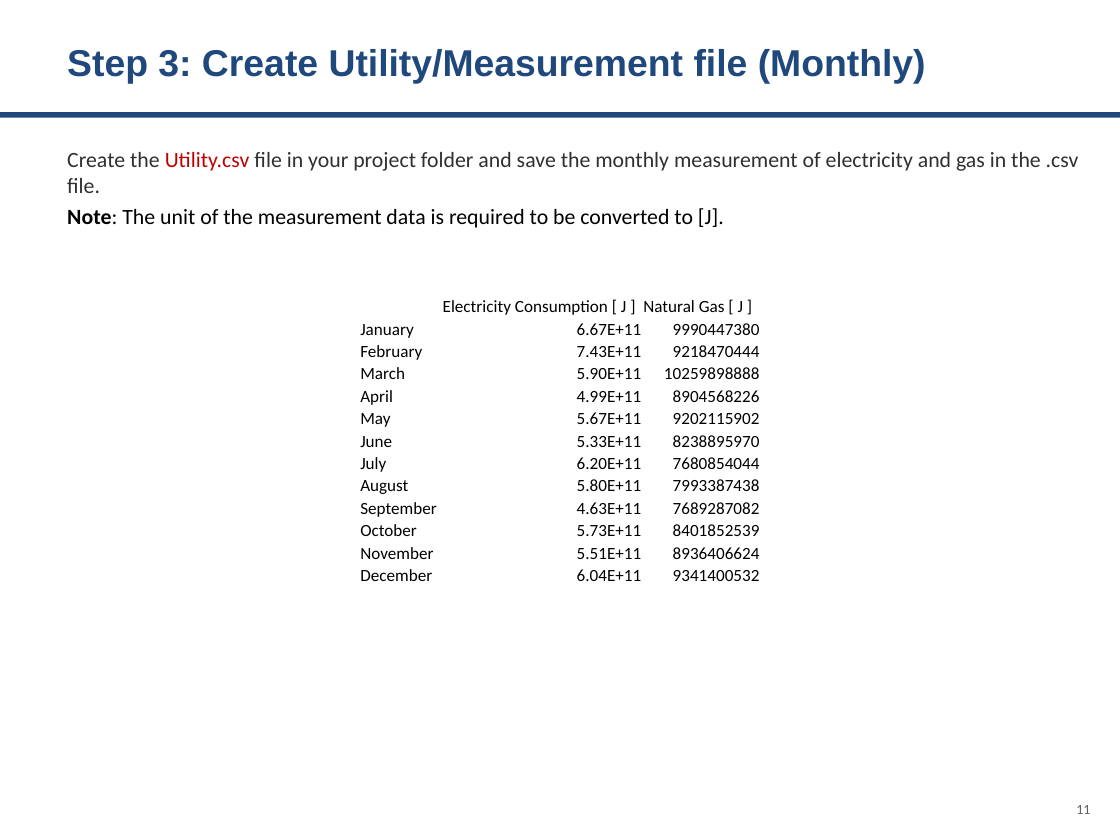
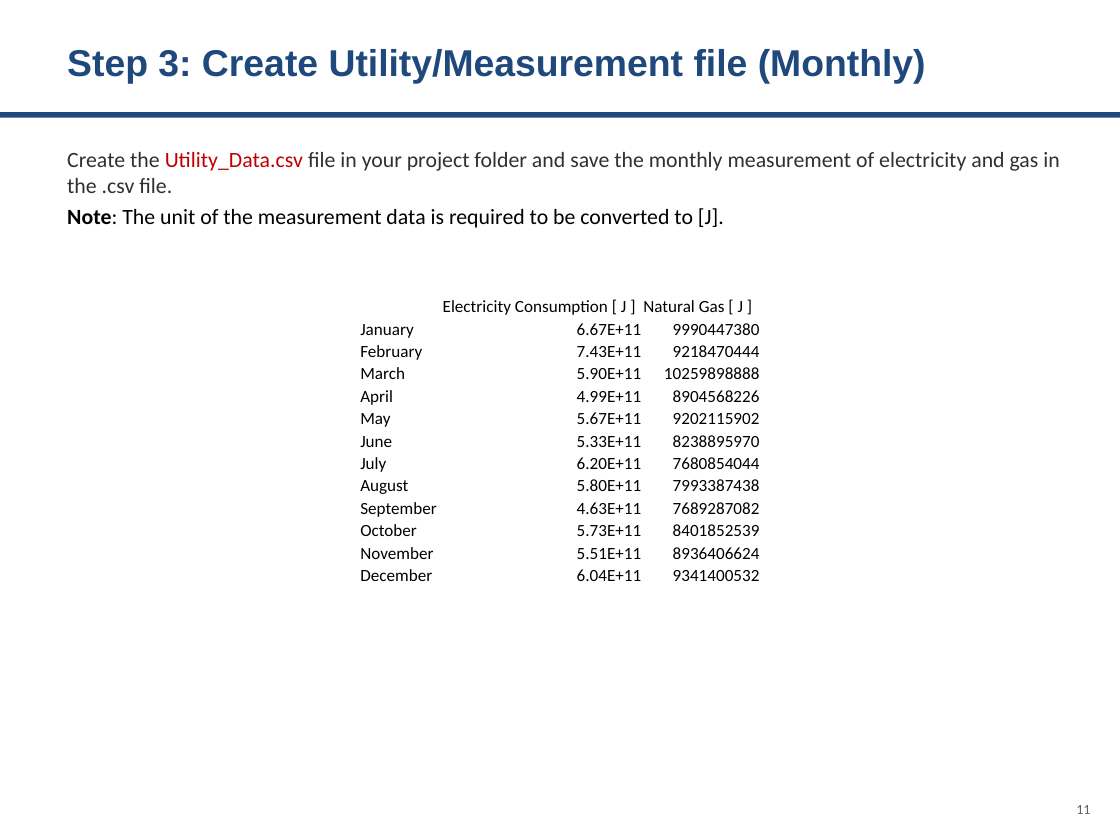
Before and after one commit to Argonne-National-Laboratory/BCUS, a slide deck: slide 11 of tutorials/Bayesian Calibration.pptx. Drawn at 1120x840 pixels with LibreOffice and Linux fonts; fonts in the diff are those of the drawing. Boxes give left, top, right and bottom in pixels: in the first picture for what was removed or moved away, otherwise in the second. Text is boxed around its words. In the diff, an @@ line names an element or a change of style, - is before the commit and + after.

```diff
--- a/tutorials/Bayesian Calibration.pptx
+++ b/tutorials/Bayesian Calibration.pptx
@@ text at <box>67,152,1059,193</box>: text changed @@
-Create the Utility.csv file in your project folder and save the monthly measurement of electricity and gas in the .csv file.
+Create the Utility_Data.csv file in your project folder and save the monthly measurement of electricity and gas in the .csv file.
```
Also in this commit, not shown: 8 other slides changed, 7 other files.
